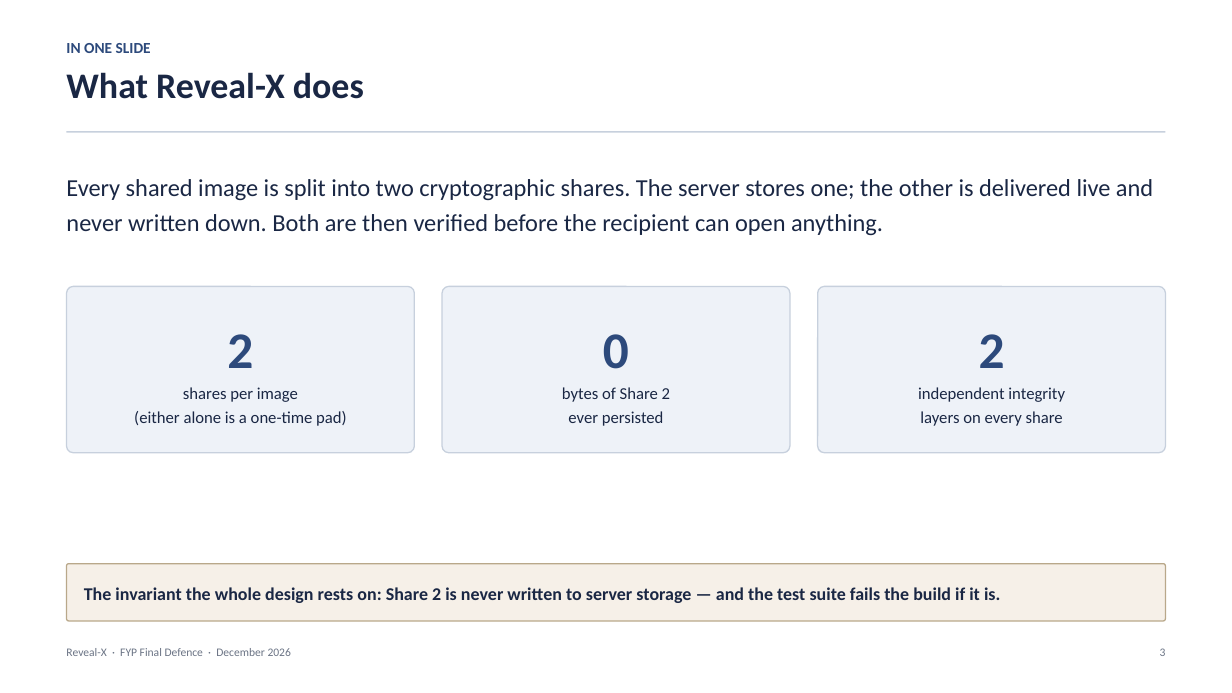
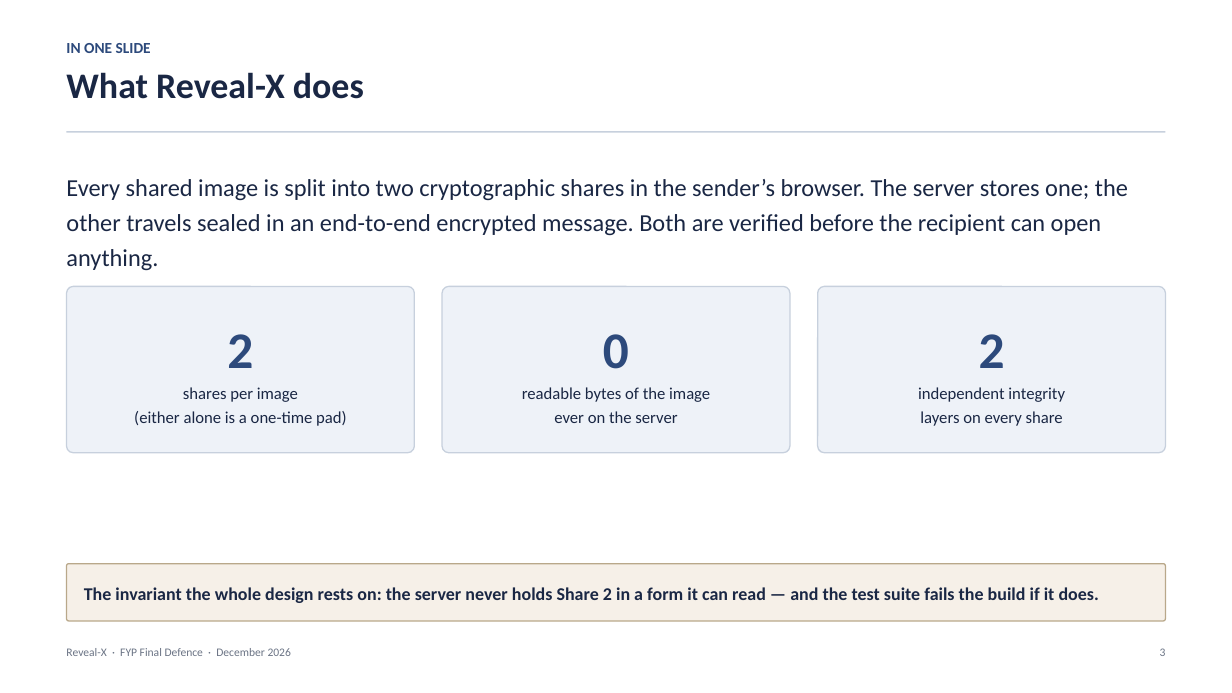
Before and after one commit to 1337PAIN/Reveal-X-chat, a slide deck: slide 3 of Reveal-X_FYP_Presentation.pptx. Drawn at 1232x693 pixels with LibreOffice and Linux fonts; fonts in the diff are those of the drawing. Boxes give left, top, right and bottom in pixels: in the first picture for what was removed or moved away, otherwise in the second. Text is boxed around its words. In the diff, an @@ line names an element or a change of style, - is before the commit and + after.

```diff
--- a/Reveal-X_FYP_Presentation.pptx
+++ b/Reveal-X_FYP_Presentation.pptx
@@ text at (x1=66, y1=179, x2=1128, y2=270): text changed @@
-Every shared image is split into two cryptographic shares. The server stores one; the other is delivered live and never written down. Both are then verified before the recipient can open anything.
+Every shared image is split into two cryptographic shares in the sender’s browser. The server stores one; the other travels sealed in an end-to-end encrypted message. Both are verified before the recipient can open anything.
@@ text in rounded rectangle at (x1=522, y1=387, x2=710, y2=423): text changed @@
-bytes of Share 2
-ever persisted
+readable bytes of the image
+ever on the server
@@ text in rounded rectangle at (x1=84, y1=587, x2=1099, y2=603): text changed @@
-The invariant the whole design rests on: Share 2 is never written to server storage — and the test suite fails the build if it is.
+The invariant the whole design rests on: the server never holds Share 2 in a form it can read — and the test suite fails the build if it does.
```
Also in this commit, not shown: 7 other slides changed, 4 other files.
